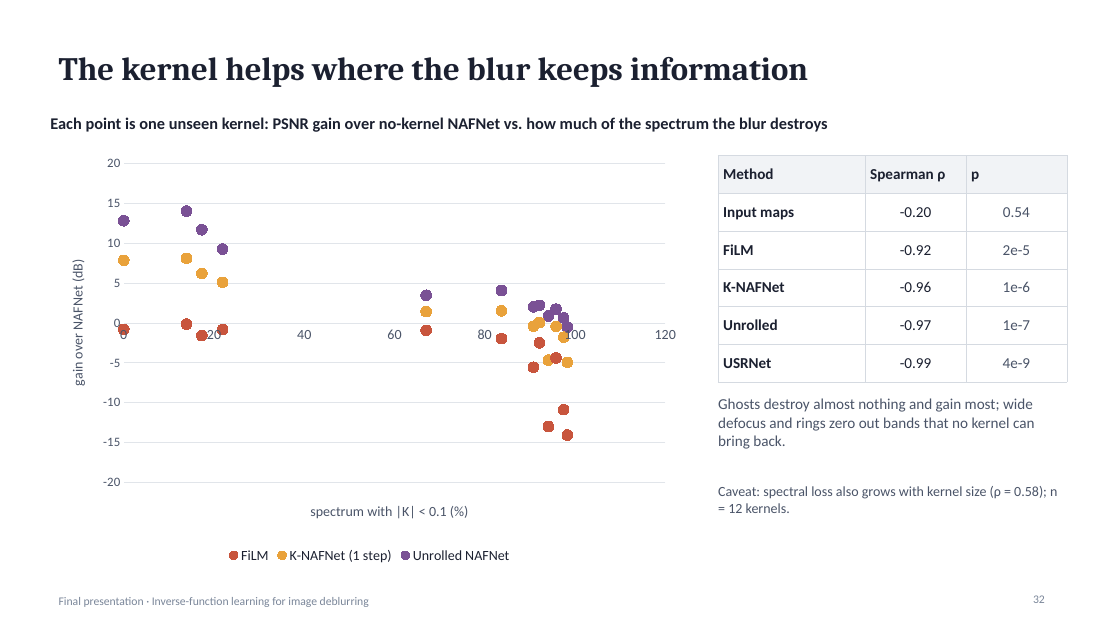
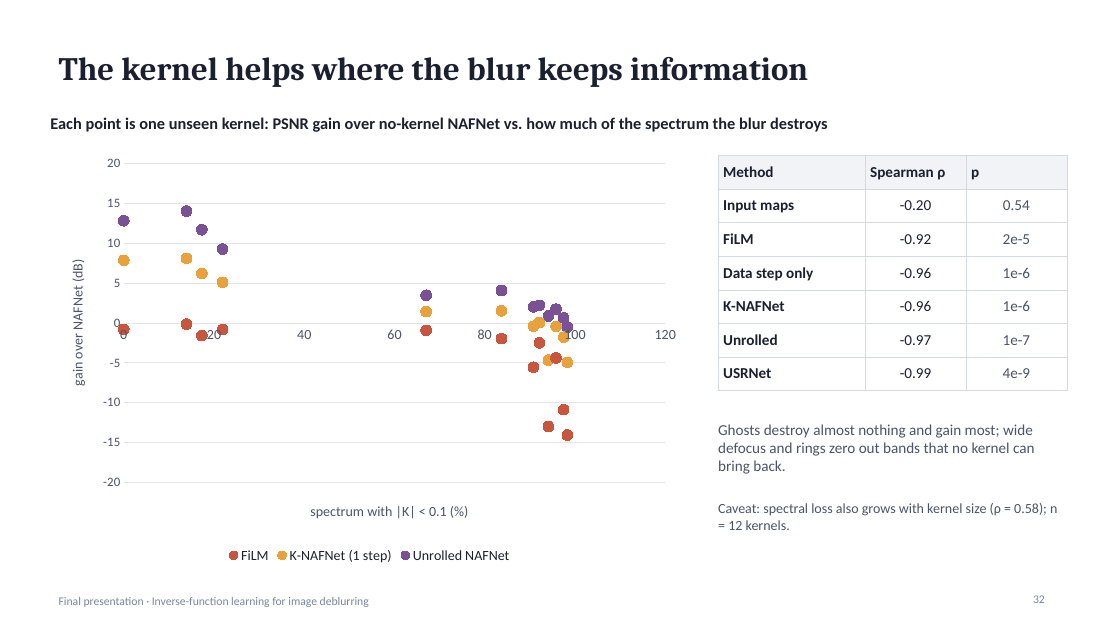
Before and after one commit to suryamanoj4/Inverse-Deblur, a slide deck: slide 32 of report/final_presentation.pptx. Drawn at 1120x630 pixels with LibreOffice and Linux fonts; fonts in the diff are those of the drawing. Boxes give left, top, right and bottom in pixels: in the first picture for what was removed or moved away, otherwise in the second. Text is boxed around its words. In the diff, an @@ line names an element or a change of style, - is before the commit and + after.

```diff
--- a/report/final_presentation.pptx
+++ b/report/final_presentation.pptx
@@ table at <box>718,155,1067,382</box> @@
+row 4: Data step only | -0.96 | 1e-6
@@ text "Ghosts destroy almost nothing and ...": place and size @@
-text "Ghosts destroy almost nothing and ..." at <box>718,398,1034,449</box>
+text "Ghosts destroy almost nothing and ..." at <box>718,424,1034,474</box>
@@ text "Caveat: spectral loss also grows ...": place and size @@
-text "Caveat: spectral loss also grows ..." at <box>718,486,1057,513</box>
+text "Caveat: spectral loss also grows ..." at <box>718,503,1057,530</box>
```
Also in this commit, not shown: 6 other slides changed, 16 other files.
